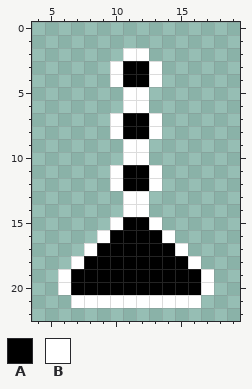
Pixel-art file, stored at images/ability_bullet_shooter_front.aseprite. That is the earlier state.
24x24 pixels, 1 frame. Shown: x 4..19, y 0..22.
Palette (. is transparent): A #000000  B #ffffff
Pixels before, first column x 6:
 2 .....BB.....
 3 ....BAAB....
 4 ....BAAB....
 5 .....BB.....
 6 .....BB.....
 7 ....BAAB....
 8 ....BAAB....
 9 .....BB.....
10 .....BB.....
11 ....BAAB....
12 ....BAAB....
13 .....BB.....
14 .....BB.....
15 ....BAAB....
16 ...BAAAAB...
17 ..BAAAAAAB..
18 .BAAAAAAAAB.
19 BAAAAAAAAAAB
20 BAAAAAAAAAAB
21 .BBBBBBBBBB.
After:
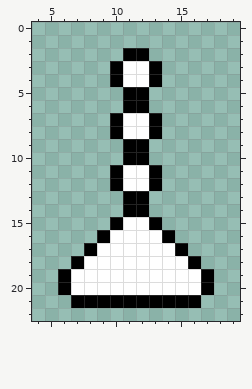
What changed:
Colour A changes from #000000 to #ffffff.
Colour B changes from #ffffff to #000000.
Changed places in both pictures, as pixel boxes (x1, y1, x2, y2):
changed: (58, 48, 214, 308)
